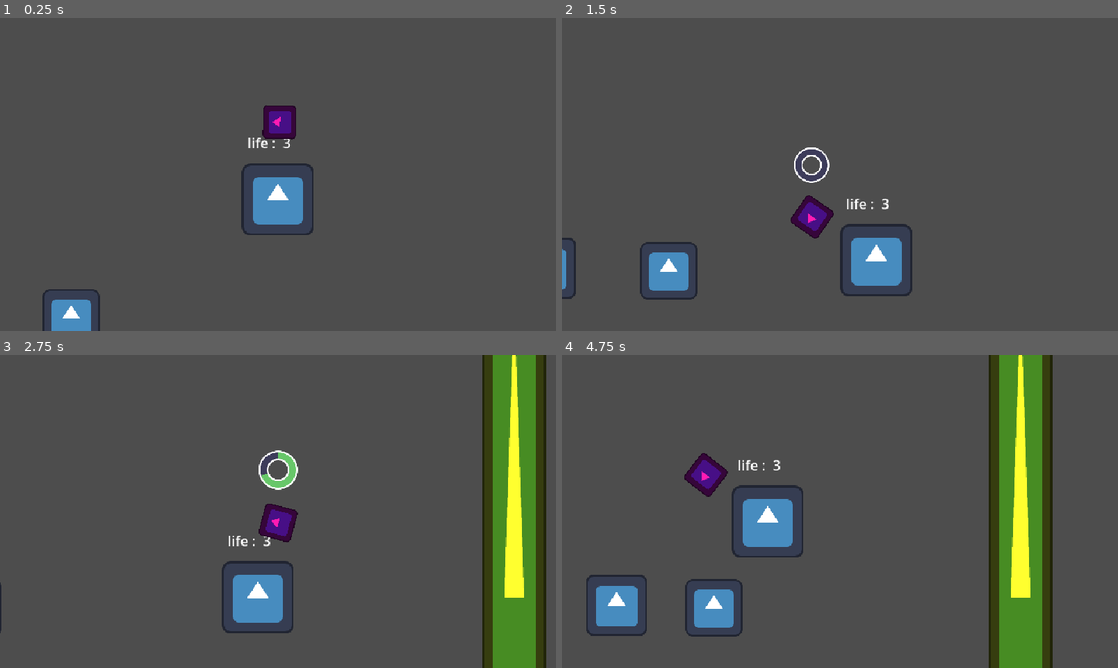
Above: before the commit, frames 1-4 (two rows, left to right).
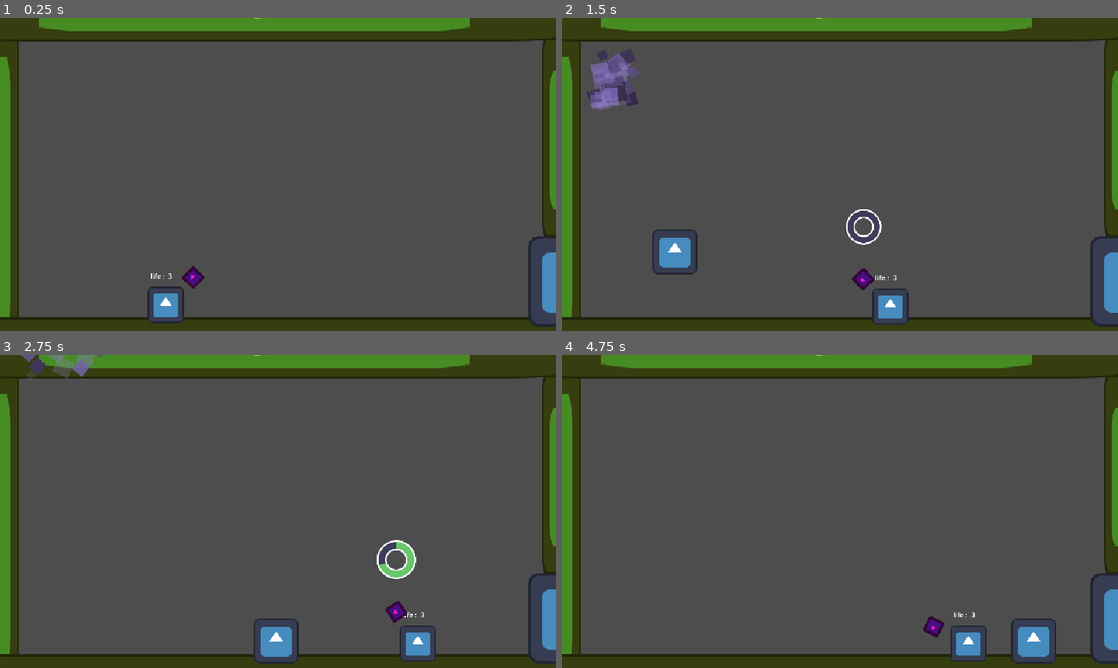
Above: after the commit, the same moments.

Repository: Juawo/hammer-game
Game: Godot game, scene res://scenes/levels/level_base.tscn
The game is run twice, just before and just after one commit, with the same random seed, the same clock (stepped at 60 frames per second) and the same inputs. Before the commit the project starts from res://scenes/level.tscn. The engine's default icon, where the game draws it, is replaced by a stand-in: a white triangle on a blue panel in a dark square.
Inputs (mouse positions are in pixels of both pictures, inside the frame that each line leads up to):
- Up to frame 1 (0.25 s): no input
- Up to frame 2 (1.5 s): move the mouse to (962, 158) at 0.52 s; press the mouse at (962, 158) at 0.53 s; hold D (right) from 0.53 s (still down); tap W (jump) at 0.77 s; move the mouse to (728, 190) at 1.27 s; release the mouse at (728, 190) at 1.28 s; click (728, 190) at 1.35 s
- Up to frame 3 (2.75 s): tap W (jump) at 1.52 s; move the mouse to (333, 442) at 2.02 s; release D (right) at 2.03 s; press the mouse at (333, 442) at 2.03 s; hold A (left) from 2.03 s (still down)
- Up to frame 4 (4.75 s): move the mouse to (812, 574) at 2.77 s; release A (left) at 2.78 s; release the mouse at (812, 574) at 2.78 s; hold D (right) 2.78-4.28 s; click (812, 574) at 2.85 s; tap W (jump) at 3.02, 3.77, 4.52 s; move the mouse to (1006, 558) at 3.52 s; press the mouse at (1006, 558) at 3.53 s; move the mouse to (673, 464) at 4.27 s; release the mouse at (673, 464) at 4.28 s; hold A (left) from 4.28 s (still down); click (673, 464) at 4.35 s

The runs differ from the first frame. In frame 1, 20% of the frame differs, in the area x 0-100%, y 0-100%; in frame 2, 23%; in frame 3, 30%; in frame 4, 32%.

Commit message:
Update level logic with enemy spawning and dynamic difficulty adjustments

Diff:
--- a/project.godot
+++ b/project.godot
@@ -11,7 +11,7 @@
 [application]
 
 config/name="Hammer Game"
-run/main_scene="uid://cgu8a13w726kc"
+run/main_scene="uid://pti5yq2b0qw8"
 config/features=PackedStringArray("4.7", "GL Compatibility")
 config/icon="res://icon.svg"
 
@@ -41,6 +41,8 @@
 Enemies=""
 Projectiles=""
 DamageDealer=""
+Spawners=""
+Level=""
 
 [input]
 
--- a/project_time_tracker.json
+++ b/project_time_tracker.json
@@ -1,8 +1,9 @@
 {
-  "2D": 7043.537,
+  "2D": 9175.16,
   "3D": 9.91,
   "AFK": 5.795,
   "Asset Store": 2.207,
-  "Game": 7931.927,
-  "Script": 10980.885
+  "Documentation": 1.546,
+  "Game": 8222.856,
+  "Script": 12191.008
 }
--- a/scenes/levels/level_base.tscn
+++ b/scenes/levels/level_base.tscn
@@ -6,16 +6,16 @@
 [ext_resource type="PackedScene" uid="uid://c6l4fed0qo1lk" path="res://scenes/levels/level_exit.tscn" id="4_6cjw3"]
 [ext_resource type="PackedScene" uid="uid://cai268m7e08xa" path="res://scenes/Player/player.tscn" id="4_d61h5"]
 [ext_resource type="PackedScene" uid="uid://52rxk6v26a2i" path="res://scenes/levels/breakable_wall.tscn" id="5_dje0g"]
-[ext_resource type="PackedScene" uid="uid://d1ilvr76v7c5k" path="res://scenes/Enemies/enemy_patrol.tscn" id="7_40ga3"]
-[ext_resource type="PackedScene" uid="uid://1ikkfwb8ilqd" path="res://scenes/Enemies/enemy_shooter.tscn" id="8_ynct0"]
+[ext_resource type="PackedScene" uid="uid://bgkdiiads01ar" path="res://scenes/Enemies/enemy_spawner.tscn" id="7_g7p6o"]
 
 [sub_resource type="TileSet" id="TileSet_04dxk"]
 
 [sub_resource type="RectangleShape2D" id="RectangleShape2D_dje0g"]
 size = Vector2(105, 118)
 
-[node name="LevelBase" type="Node2D" unique_id=1986938857]
+[node name="LevelBase" type="Node2D" unique_id=1986938857 groups=["Level"]]
 script = ExtResource("1_vvcwp")
+max_enemies_allowed = 1
 
 [node name="Environment" type="Node2D" parent="." unique_id=834847580]
 
@@ -87,18 +87,16 @@
 position = Vector2(191, 285)
 scale = Vector2(0.5, 0.5)
 
-[node name="EnemyPatrol" parent="Entities" unique_id=941073137 instance=ExtResource("7_40ga3")]
-position = Vector2(56.999996, 150.99998)
-scale = Vector2(0.4, 0.4)
-
-[node name="EnemyShooter" parent="Entities" unique_id=599547735 instance=ExtResource("8_ynct0")]
-position = Vector2(462, 329)
-scale = Vector2(0.4, 0.4)
-
 [node name="Systems" type="Node2D" parent="." unique_id=1952089311]
 
 [node name="Camera2D" type="Camera2D" parent="Systems" unique_id=80428161]
 position = Vector2(320, 179)
+
+[node name="EnemySpawner" parent="Systems" unique_id=412981458 instance=ExtResource("7_g7p6o")]
+position = Vector2(55, 87)
+
+[node name="EnemySpawner2" parent="Systems" unique_id=1632925716 instance=ExtResource("7_g7p6o")]
+position = Vector2(559, 76)
 
 [node name="CanvasLayer" type="CanvasLayer" parent="." unique_id=1117925686]
 
--- a/scripts/Levels/level_base.gd
+++ b/scripts/Levels/level_base.gd
@@ -12,6 +12,7 @@
 
 func _ready() -> void:
 	if breakable_wall:
+		breakable_wall.wall_cracked.connect(trigger_wall_cracked_sequence)
 		breakable_wall.wall_destroyed.connect(trigger_escape_sequence)
 
 	if level_exit:
@@ -20,17 +21,34 @@
 func can_spawn_enemy() -> bool :
 	return current_enemies < max_enemies_allowed
 
-func on_enemy_died() -> void :
+func _on_enemy_died() -> void :
 	current_enemies -= 1
 
+func register_enemy(enemy: Node) -> void :
+	current_enemies += 1
+	enemy.tree_exited.connect(_on_enemy_died)
+
+# when the wall can be take damage | get the game more frenetic
+func trigger_wall_cracked_sequence() -> void:
+	max_enemies_allowed *= 2
+	update_spawners_generation(2.5)
+
+# when the wall is destroyed | get the game the most frenetic momment
 func trigger_escape_sequence() -> void :
 	is_escaping = true
 	max_enemies_allowed *= 2
 	level_exit.switch_disable_exit()
+	update_spawners_generation(1.5)
 	label.visible = true
 	var tween = create_tween().tween_property(label, "scale", Vector2(1.5,1.5), 1)
 	tween.set_ease(Tween.EASE_IN).set_trans(Tween.TRANS_ELASTIC)
 
+func update_spawners_generation(new_interval: float) -> void:
+	var spawners = get_tree().get_nodes_in_group("Spawners")
+	for spawner in spawners :
+		if spawner.has_method("set_frenetic_mode") :
+			spawner.set_frenetic_mode(new_interval)
+	#  add juice and animations here, for get more frenetic emotion in the player
 
 func _on_level_finished() -> void :
 	print("NEXT LEVEL!")
